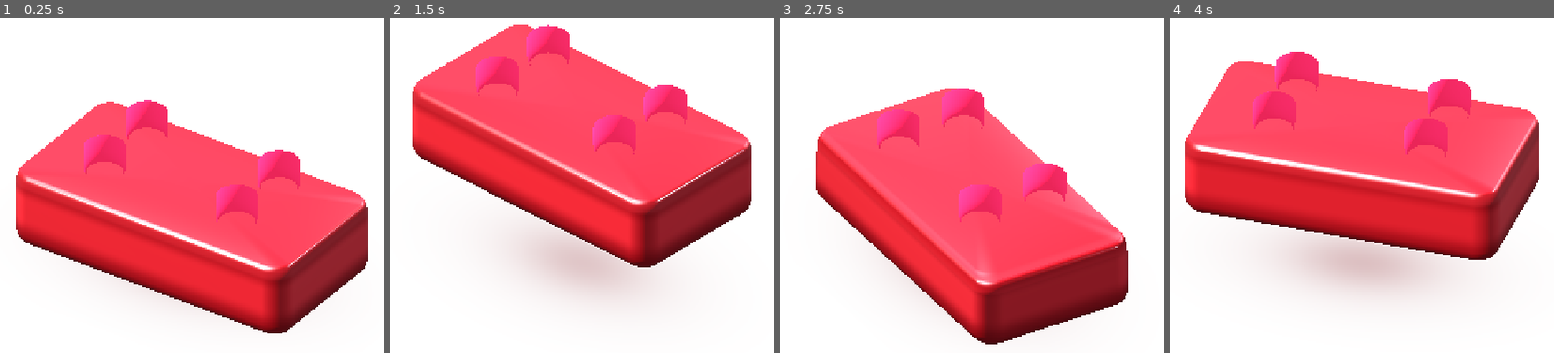
Above: before the commit, frames 1-4 (left to right).
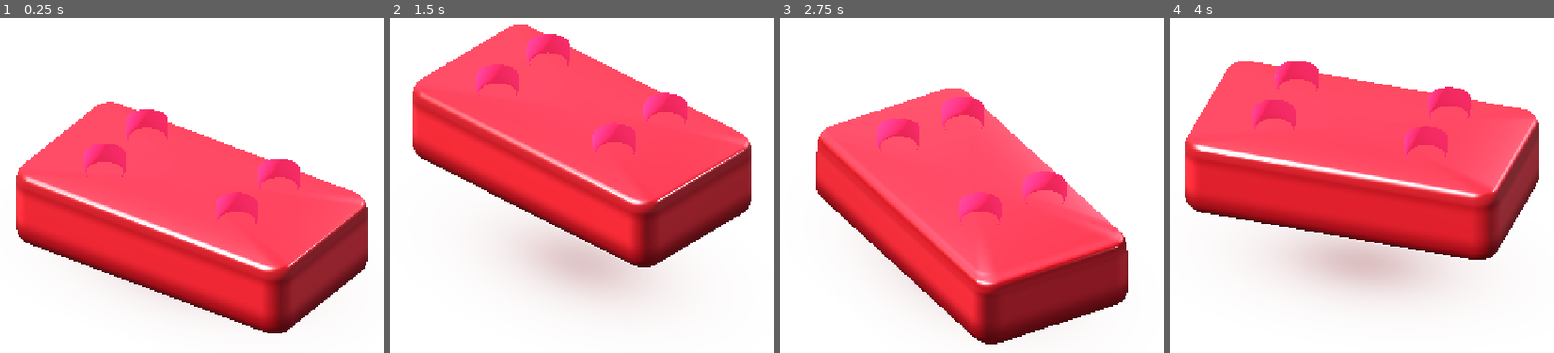
Above: after the commit, the same moments.

Repository: dbrckk/Jelly-bricks
Game: Godot game, scene res://prototypes/single_brick/interactive.tscn
Same seed, same stepped clock (60 frames per second), same inputs: the game is played once before the commit and once after it. This scene is started directly instead of the project's main scene.
Inputs (mouse positions are in pixels of both pictures, inside the frame that each line leads up to):
- Up to frame 1 (0.25 s): no input
- Up to frame 2 (1.5 s): move the mouse to (674, 168) at 0.52 s; click (674, 168) at 0.67 s; drag from (497, 245) to (outside the picture) at 1.27 s
- Up to frame 3 (2.75 s): move the mouse to (1014, 41) at 2.02 s; click (1014, 41) at 2.17 s
- Up to frame 4 (4 s): drag from (outside the picture) to (1235, 95) at 2.77 s; move the mouse to (1488, 319) at 3.52 s; click (1488, 319) at 3.67 s

The runs differ from the first frame. In frame 1, 1.1% of the frame differs, in the area x 21-79%, y 24-62%; in frame 2, 1.1%; in frame 3, 1.1%, in the area x 25-75%, y 21-62%; in frame 4, 1.1%.

Commit message:
prototype: shorten glossy studs to reference proportions and update five captured states

Diff:
--- a/native-godot/prototypes/single_brick/scene.gd
+++ b/native-godot/prototypes/single_brick/scene.gd
@@ -143,8 +143,9 @@
     for i in range(2):
         for lane in range(2):
             multi.set_instance_transform(i * 2 + lane,
-                Transform3D(Basis.IDENTITY, Vector3(
-                    float(i) + 0.5, 0.0, 0.265 if lane == 0 else 0.735)))
+                Transform3D(Basis.IDENTITY.scaled(Vector3(1.0, 0.68, 1.0)),
+                    Vector3(float(i) + 0.5, 0.18944,
+                        0.265 if lane == 0 else 0.735)))
     studs = MultiMeshInstance3D.new()
     studs.name = "ActualFourMoldedStuds"
     studs.multimesh = multi
Binary file changed: native-godot/prototypes/single_brick/renders/01-rest.png
Binary file changed: native-godot/prototypes/single_brick/renders/02-flight.png
Binary file changed: native-godot/prototypes/single_brick/renders/03-impact.png
Binary file changed: native-godot/prototypes/single_brick/renders/04-rebound.png
Binary file changed: native-godot/prototypes/single_brick/renders/05-settled.png
Not shown, changed: native-godot/prototypes/single_brick/COMPARISON.md
Not shown, changed: native-godot/prototypes/single_brick/README.md
